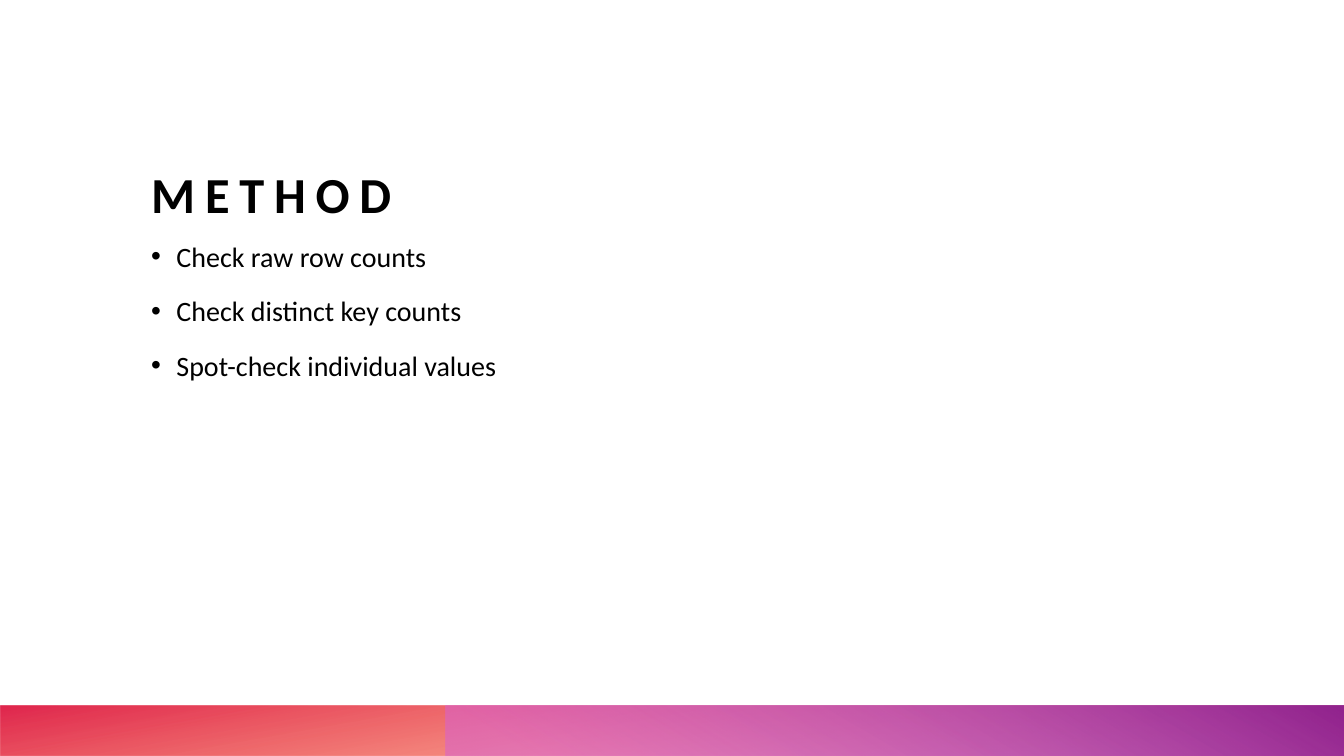
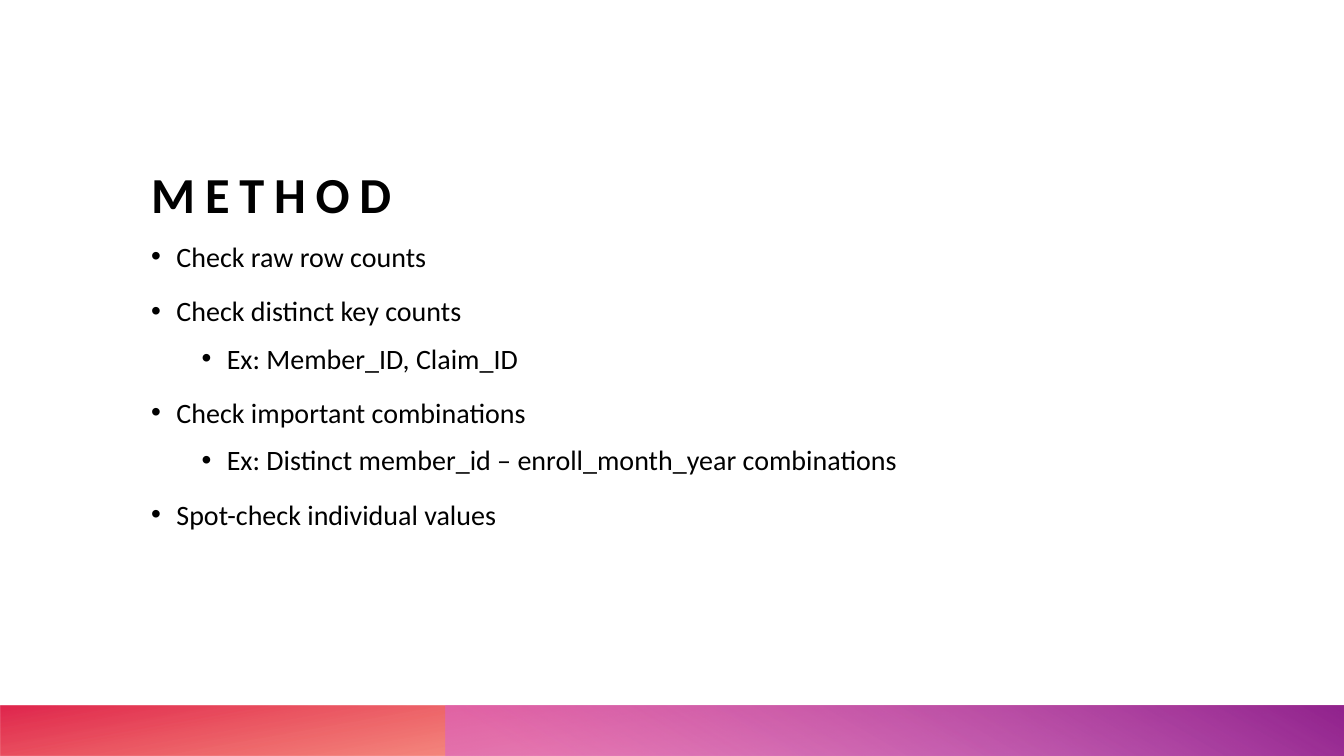
Before and after one commit to UTHealthCHCD-TACC/uthealth-dw, a slide deck: slide 4 of greenplum/datawarehouse/documentation/data-warehouse-QA-summary.pptx (slide 2 before the commit). Drawn at 1344x756 pixels with LibreOffice and Linux fonts; fonts in the diff are those of the drawing. Boxes give left, top, right and bottom in pixels: in the first picture for what was removed or moved away, otherwise in the second. Text is boxed around its words. In the diff, an @@ line names an element or a change of style, - is before the commit and + after.

```diff
--- a/greenplum/datawarehouse/documentation/data-warehouse-QA-summary.pptx
+++ b/greenplum/datawarehouse/documentation/data-warehouse-QA-summary.pptx
@@ text at bbox=[176, 349, 897, 475]: paragraphs added @@
+  • Ex: Member_ID, Claim_ID
+• Check important combinations
+  • Ex: Distinct member_id – enroll_month_year combinations
```
Also in this commit, not shown: 5 other slides changed, 8 slides added, 3 slides removed, 6 other files.
